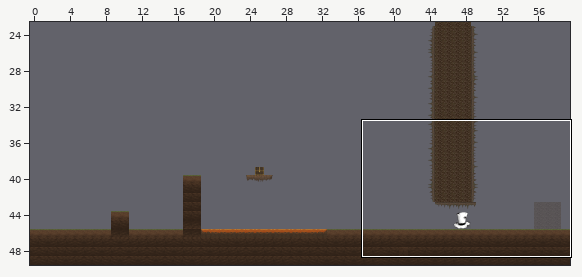
A Tiled map gets an edit: Actual Content/intro.tmx. The picture above shows the old version from afar; the outline marks the close-up.
Close-up. Earlier state:
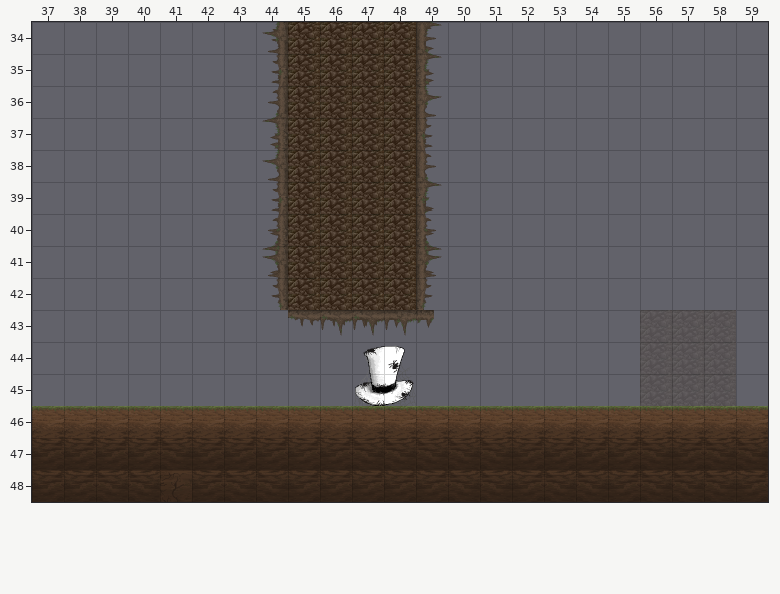
Cells are 64x64 px. Shown: x 37..59, y 34..48. The commit also changed other parts of the map, which this record leaves out.
New version:
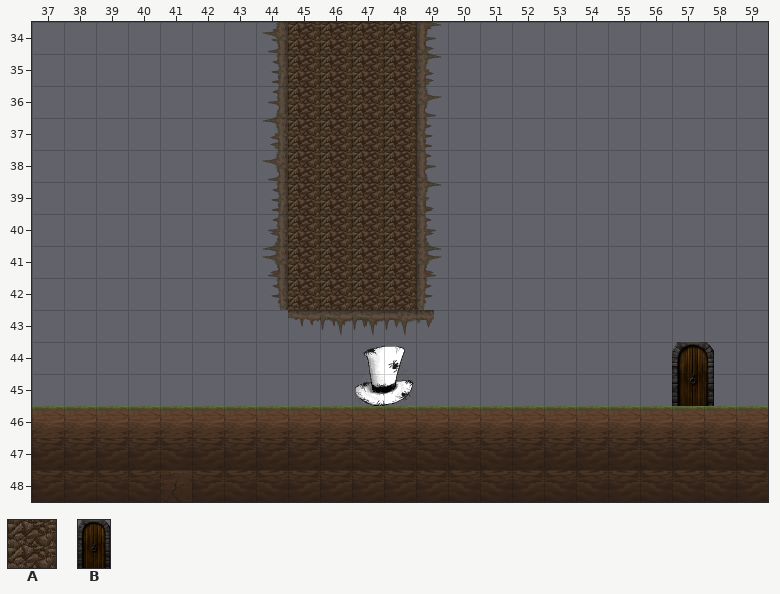
Key: from "'individual images tileset": A 18 "stone_block", B 41 "long_door".
_ is an empty cell.
Tiles replaced or removed in this view: A.
Diff:
Changed rows in their new state; . is an unchanged cell.
layer "Exit" opacity 30% -> 100%
Layer "Exit":
first column x 56:
43 ___
44 ___
45 _B_
